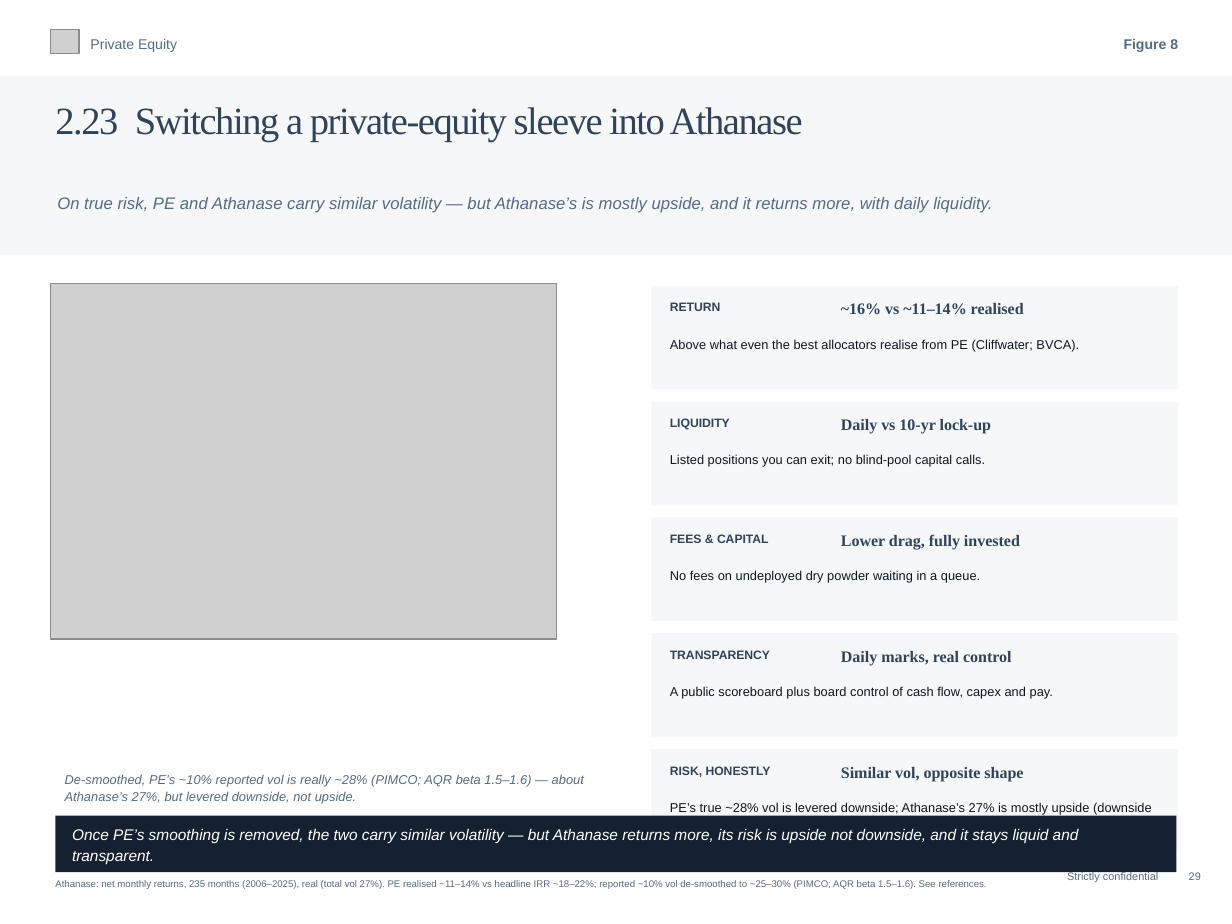
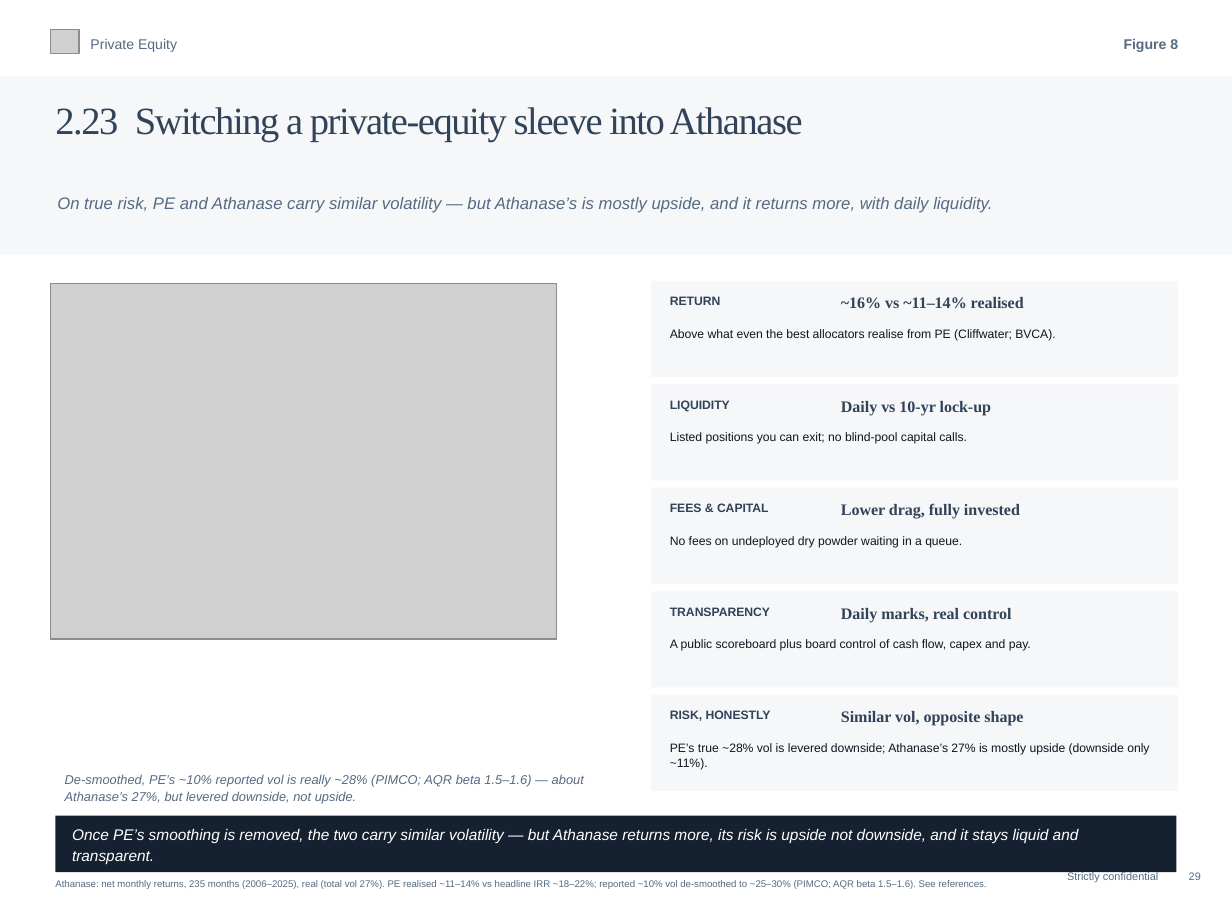
Before and after one commit to charette-lab/Claude, a slide deck: slide 32 of Athanase_Engaged_Ownership_Allocator_Deck.pptx. Drawn at 1232x924 pixels with LibreOffice and Linux fonts; fonts in the diff are those of the drawing; grey boxes stand for pictures. Boxes give left, top, right and bottom in pixels: in the first picture for what was removed or moved away, otherwise in the second. Text is boxed around its words. In the diff, an @@ line names an element or a change of style, - is before the commit and + after.

```diff
--- a/Athanase_Engaged_Ownership_Allocator_Deck.pptx
+++ b/Athanase_Engaged_Ownership_Allocator_Deck.pptx
@@ rectangle: place and size @@
-rectangle at (651, 285, 1178, 389)
+rectangle at (651, 281, 1178, 376)
@@ text "RETURN": place and size @@
-text "RETURN" at (670, 302, 721, 311)
+text "RETURN" at (670, 296, 721, 305)
@@ text "~16% vs ~11–14% realised": place and size @@
-text "~16% vs ~11–14% realised" at (841, 303, 1024, 314)
+text "~16% vs ~11–14% realised" at (841, 297, 1024, 308)
@@ text "Above what even the best ...": place and size @@
-text "Above what even the best ..." at (670, 339, 1079, 351)
+text "Above what even the best ..." at (670, 329, 1055, 341)
@@ rectangle: place and size @@
-rectangle at (651, 402, 1178, 506)
+rectangle at (651, 384, 1178, 480)
@@ 3 texts: place and size @@
-3 texts at (670, 418, 992, 467)
+3 texts at (670, 400, 992, 444)
@@ rectangle: place and size @@
-rectangle at (651, 517, 1178, 621)
+rectangle at (651, 487, 1178, 583)
@@ text "FEES & CAPITAL": place and size @@
-text "FEES & CAPITAL" at (670, 534, 769, 543)
+text "FEES & CAPITAL" at (670, 503, 769, 512)
@@ text "Lower drag, fully invested": place and size @@
-text "Lower drag, fully invested" at (841, 534, 1020, 550)
+text "Lower drag, fully invested" at (841, 503, 1020, 519)
@@ text "No fees on undeployed dry ...": place and size @@
-text "No fees on undeployed dry ..." at (670, 570, 980, 583)
+text "No fees on undeployed dry ..." at (670, 536, 962, 548)
@@ rectangle: place and size @@
-rectangle at (651, 633, 1178, 737)
+rectangle at (651, 591, 1178, 687)
@@ text "TRANSPARENCY": place and size @@
-text "TRANSPARENCY" at (670, 650, 770, 659)
+text "TRANSPARENCY" at (670, 607, 770, 616)
@@ text "Daily marks, real control": place and size @@
-text "Daily marks, real control" at (841, 651, 1012, 666)
+text "Daily marks, real control" at (841, 608, 1012, 623)
@@ text "A public scoreboard plus board ...": place and size @@
-text "A public scoreboard plus board ..." at (670, 686, 1053, 699)
+text "A public scoreboard plus board ..." at (670, 639, 1031, 651)
@@ rectangle: place and size @@
-rectangle at (651, 749, 1178, 853)
+rectangle at (651, 695, 1178, 791)
@@ text "RISK, HONESTLY": place and size @@
-text "RISK, HONESTLY" at (670, 766, 771, 777)
+text "RISK, HONESTLY" at (670, 710, 771, 721)
@@ text "Similar vol, opposite shape": place and size @@
-text "Similar vol, opposite shape" at (841, 767, 1023, 782)
+text "Similar vol, opposite shape" at (841, 711, 1023, 726)
@@ size 8 to 7.6 pt; line spacing 1.08 to 1.05 in 5 elements at (670, 329, 1055, 341), (670, 432, 967, 444), (670, 536, 962, 548), (670, 639, 1031, 651), (670, 743, 1149, 770) @@
@@ text "PE’s true ~28% vol is ...": place and size @@
-text "PE’s true ~28% vol is ..." at (670, 802, 1152, 831)
+text "PE’s true ~28% vol is ..." at (670, 743, 1149, 770)
```
Also in this commit, not shown: 1 other file.
